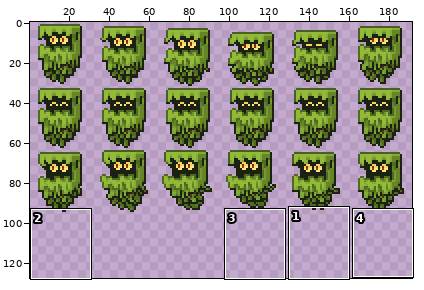
Edited in one commit: sprite sheet (src/main/resources/assets/miningbuddies/textures/buddies/glare.png). The picture above shows the old version from afar; the outline marks the close-up.
Close-up. Before the commit:
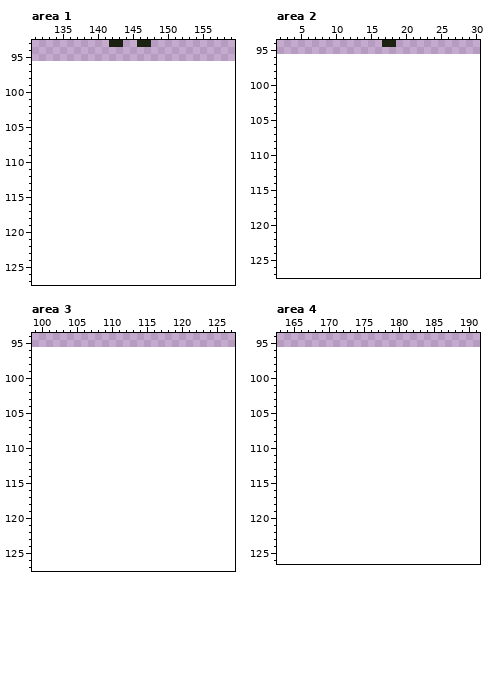
The file is 192x96 pixels. Shown: area 1: x 131..159, y 93..127; area 2: x 2..30, y 94..127; area 3: x 99..127, y 94..127; area 4: x 163..191, y 94..126. The old version is drawn lined up with the new one, on the new canvas. The wide view leaves out empty margins. The commit also changed other parts of the picture, which this record leaves out.
The same view after the edit:
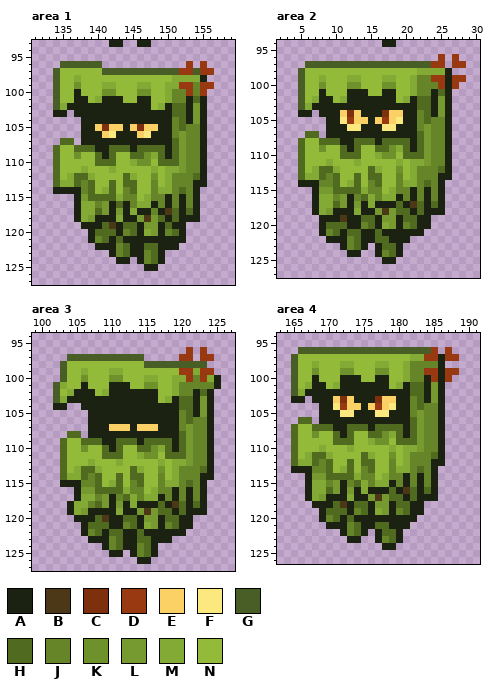
Palette (. is transparent): A #1b2212  B #4c3817  C #7e300e  D #983911  E #fbd064  F #fbe980  G #495e27  H #506a20  J #668528  K #6f912c  L #769a2f  M #82aa34  N #94ba3a
From old to new:
canvas 192x96 -> 192x128
Changed rows in their new state; - is an unchanged pixel.
Area 1:
first column x 134:
 96 -GGGGGG------------D-D-
 97 GNNNNNNGGGGGGGGGGGDDGDD
 98 GNNMNNNNNNNNNNNNNMMMMA-
 99 GNNKNNNMMNNNMMNNMMDDJDD
100 GNNANNNKKNNNKKNNMJJDJD-
101 GNNAANMAAANNAANNMJJAHA-
102 GMAAAAAAAAAAAANMAHHALA-
103 AA-AAAAAAAAAAAAAAHHALA-
104 ----AAAAAAAAAAAAAJHALA-
105 ----AAECEEAECEEAAJHJJA-
106 ----AAAEFAAAEFAAAJLJJA-
107 -HH-AAAAAAAAAAAAAHLJJA-
108 HNNHHHAAHHHAHHHHAHLJJA-
109 HNNKNNHAHNNHHKMHAHLJJA-
110 HNNNNNHHHNNMKKNHHHLJJA-
111 HNNNMNNNMNNNNNMNMMLJJA-
112 HNMHHMNNNNHMNNKNMJJJHA-
113 HMMHJHNNHNHHNNJNMJJJAA-
114 AAAAJHNMHNJHNNJMMJHJA--
115 ---ALHHHHMJJNMJJAJAJA--
116 ---AMMJLAHAJMMAJAJAJA--
117 ---AMMHLALAMAAJABHAHA--
118 ---AMLAAAMAALBLHAHAAA--
119 ----AAAHBAHHALLAHAA----
120 -----AHHHAJHAMLAJHA----
121 -----AJHAHAAAAAAAAA----
122 ------AAAJHAAHHAAA-----
123 --------AJHAAJHA-------
124 ---------AA-AJHA-------
125 -------------AA--------
Area 2:
first column x 5:
 96 --------------------D-D-
 97 -GGGGGGGGGGGGGGGGGGDD-DD
 98 GNNNNNNNNNNNNNNNNMMMMA--
 99 GNNMNNNMMNNNMMNNMJJDDADD
100 GNNKNNNKKNNNKKNNMJJJDAD-
101 GNNANNNAAANNAANNMJJAHA--
102 GNMAANMAAAAAAANMAHHALA--
103 GMAAAAAAAAAAAAAAAHHALA--
104 AA-AAAECEAAACEEAAJHALA--
105 ----AAFDEEAEDEFAAJHJJA--
106 ----AAAFFAAAFFAAAJLJJA--
107 -HH-AAAAAAAAAAAAAHLJJA--
108 HNNHHHAAHHHAHHHHAHLJJA--
109 HNNKNNHAHNNHHKMHAHLJJA--
110 HNNNNNHHHNNMKKNHHHLJJA--
111 HNNNMNNNMNNNNNMNMMLJJA--
112 HNMHHMNNNNHMNNKNMJJJHA--
113 HMMHJHNNHNHHNNJNMJJJAA--
114 AAAJJHNMHNJHNNJMMJHJA---
115 --ALLHHHHMJJNMJJAJAJA---
116 --AMMJLAJHMJMMAJAJAJA---
117 --AMMHLALAMAAAHABHAHA---
118 --AMLAAAMAALBLHHAHAAA---
119 ---AAABAAHHALLAHHAA-----
120 ---AHHHAAJHAMLAJHAA-----
121 ---AJHAHHAAHAAAAAA------
122 ----AAAJHAAHHAAA--------
123 ------AJHA-AHHA---------
124 -------AA--AJHA---------
125 ------------AA----------
Area 3:
first column x 102:
 96 -------------------D-D--
 97 --GGGGGGGGGGG-----DD-DD-
 98 -GNNNNNNNNNNNGGGGGGGGG--
 99 -GNNMNNNMMNNNNNNNNDDMDD-
100 -GNNKNNNKKNNNMMNNMMDJDMA
101 GMNNANNNAAANNKKNNMJJJJJA
102 GNMAAANMAAAAAAANNMJJAHA-
103 GMAAAAAAAAAAAAANMAHHALA-
104 AA--AAAAAAAAAAAAAAHHALA-
105 -----AAAAAAAAAAAAAJHALA-
106 -----AAAAAAAAAAAAAJHJJA-
107 -----AAAEEEAEEEAAAJLJJA-
108 --HH-AAAAAAAAAAAAAHLJJA-
109 -HNNHHHAAHHHAHHHHAHLJJA-
110 -HNNKNNHAHNNHHKMHAHLJJA-
111 -HNNNNNHHHNNMKKNHHHLJJA-
112 -HNNNMNNNMNNNNNMNMMLJJA-
113 -HNMHHMNNNNHMNNKNMJJJHA-
114 -HMMHJHNNHNHHNNJNMJJJAA-
115 -AAAJJHNMHNJHNNJMMJHJA--
116 ---ALLHHHHMJJNMJJAJAJA--
117 ---AMMJLAJHMJMMAJAJAJA--
118 --AMMJHLALAMAAAHABHAHA--
119 --AMLAAAAMAALBLHHAHAAA--
120 ---AAAHBAAHHALLAHHAA----
121 ----AHHHAAJHAMLAJHAA----
122 ----AJHAHHAAHAAAAAA-----
123 -----AAAJHAAHHAAA-------
124 -------AJHAAJHA---------
125 --------AA-AJHA---------
126 ------------AA----------
Area 4:
first column x 165:
 96 -GGGGGGGGGGGGGGGGGGGD-D-
 97 GNNNNNNNNNNNNNNNNMMDDADD
 98 GNNMNNNMMNNNMMNNMJJJJA--
 99 GNNKNNNKKNNNKKNNMJJDDADD
100 GNNANNNAAANNAANNMJJADAD-
101 GNMAANMAAAAAAANMAHHALA--
102 GMAAAAAAAAAAAAAAAHHALA--
103 AA-AAAECEAAACEEAAJHALA--
104 ----AAFDEEAEDEFAAJHJJA--
105 ----AAAFFAAAFFAAAJLJJA--
106 -HH-AAAAAAAAAAAAAHLJJA--
107 HNNHHHAAHHHAHHHHAHLJJA--
108 HNNKNNHAHNNHHKMHAHLJJA--
109 HNNNNNHHHNNMKKNHHHLJJA--
110 HNNNMNNNMNNNNNMNMMLJJA--
111 HNMHHMNNNNHMNNKNMJJJHA--
112 HMMHJHNNHNHHNNJNMJJJAA--
113 AAAJJHNMHNJHNNJMMJHJA---
114 --ALLHHHHMJJNMJJAJAJA---
115 --AMMJLAJHMJMMAJAJAJA---
116 --AMMHLALAMAAAHABHAHA---
117 --AMLAAAMAALBLHHAHAAA---
118 ---AAAHBAHHALLAHHAA-----
119 ----AHHHAJHAMLAJHAA-----
120 ----AJHAHAAAAAAAAA------
121 -----AAAJHAAHHAAA-------
122 -------AJHA-AHHA--------
123 --------AA--AJHA--------
124 -------------AA---------
Pixel boxes of the changes (left, top, right, bottom) in both close-ups:
added: (53, 61, 214, 271)
added: (298, 54, 466, 264)
added: (53, 347, 221, 564)
added: (291, 347, 459, 550)
